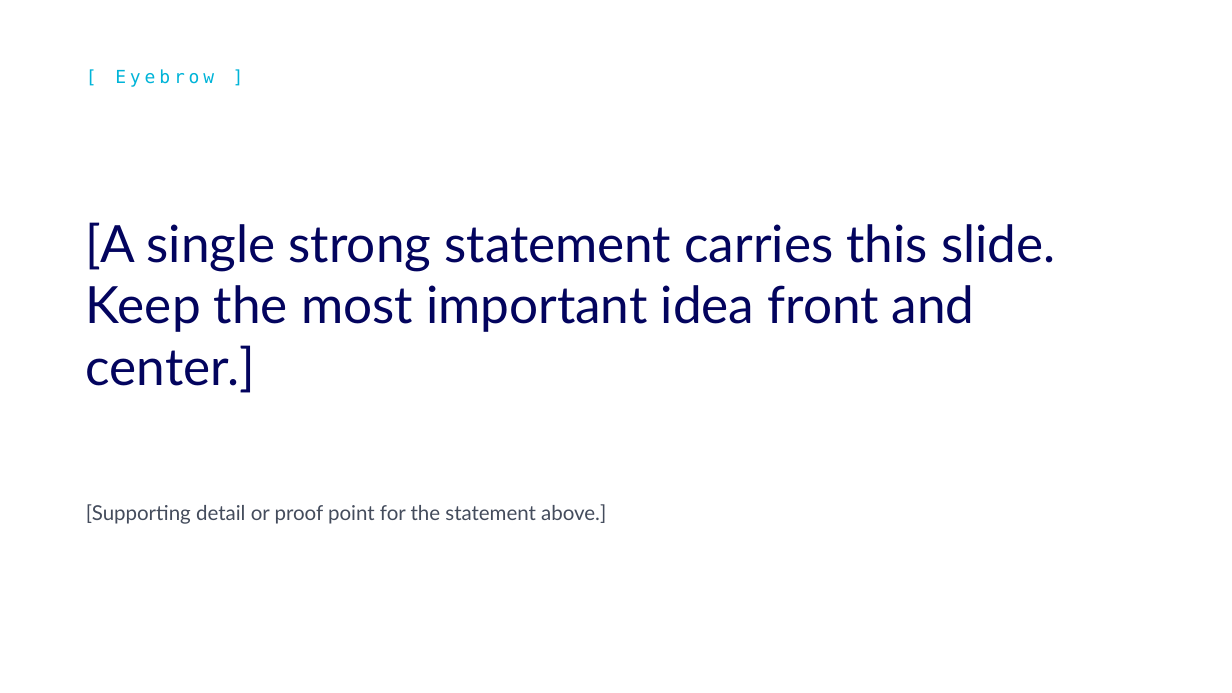
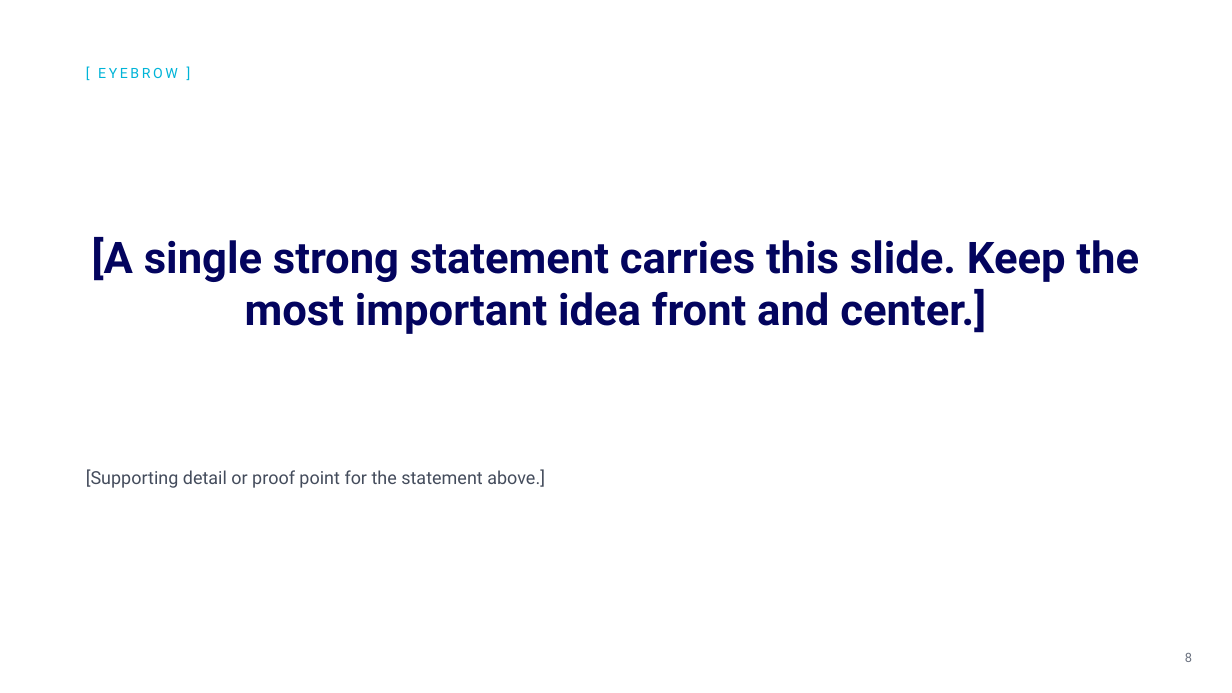
Before and after one commit to accelerate-data/ad-design-system, a slide deck: slide 8 of pitch/Vibedata-Pitch-Template.pptx (slide 7 before the commit). Drawn at 1232x693 pixels with LibreOffice and Linux fonts; fonts in the diff are those of the drawing; background and template pictures are left out. Boxes give left, top, right and bottom in pixels: in the first picture for what was removed or moved away, otherwise in the second. Text is boxed around its words. In the diff, an @@ line names an element or a change of style, - is before the commit and + after.

```diff
--- a/pitch/Vibedata-Pitch-Template.pptx
+++ b/pitch/Vibedata-Pitch-Template.pptx
@@ text at (98,68,178,78): text changed; size 14 to 11 pt; font DejaVu Sans Mono to Roboto @@
-[ Eyebrow ]
+[ EYEBROW ]
@@ title "[A single strong statement carries ...": place and size @@
-title "[A single strong statement carries ..." at (86,222,1055,393)
+title "[A single strong statement carries ..." at (92,237,1139,334)
@@ title "[A single strong statement carries ..." at (92,237,1139,334): size 40 to 34 pt, font Lato to Roboto, bold on; alignment left to centre @@
@@ text "[Supporting detail or proof point ...": place and size @@
-text "[Supporting detail or proof point ..." at (86,504,606,524)
+text "[Supporting detail or proof point ..." at (86,469,545,488)
@@ text "[Supporting detail or proof point ..." at (86,469,545,488): size 16 to 14 pt, font Lato to Roboto; indent changed; more space between paragraphs @@
@@ page number added at (1185,653,1192,662), 10 pt, text #6B7280 @@
+8
```
Also in this commit, not shown: 15 other slides changed, 1 slide added.
